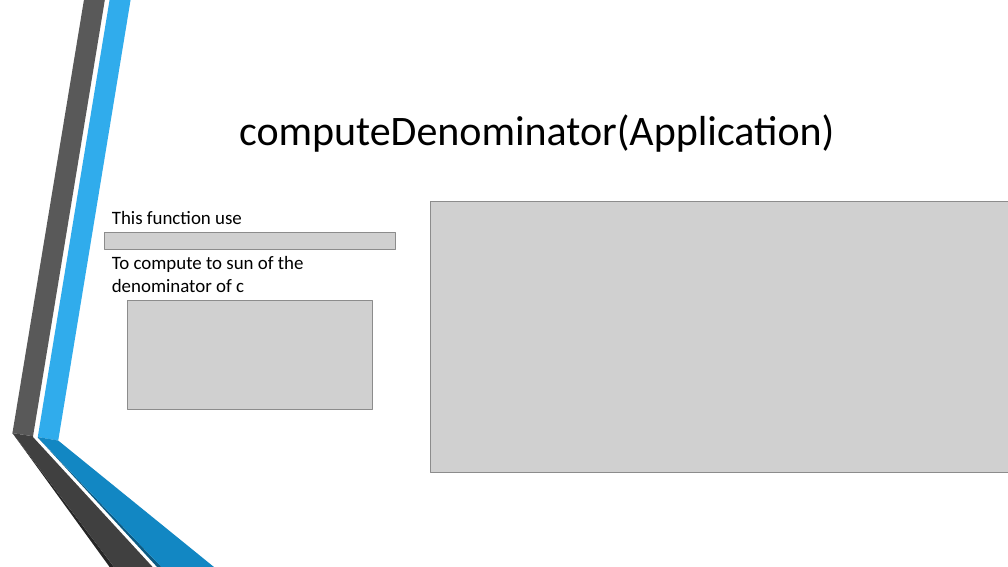
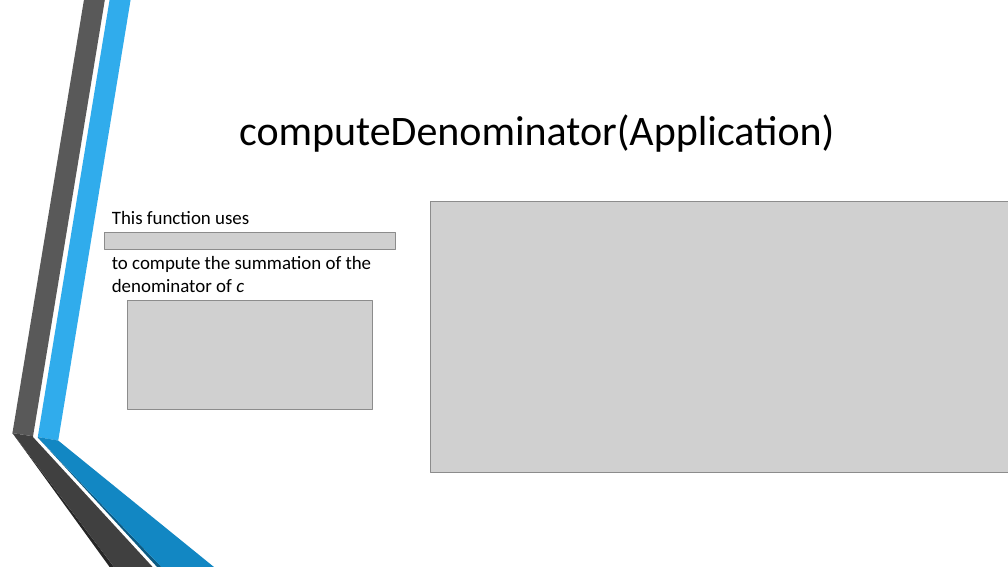
Before and after one commit to Mick95/ParallelProject, a slide deck: slide 12 of projectP/Presentation.pptx. Drawn at 1008x567 pixels with LibreOffice and Linux fonts; fonts in the diff are those of the drawing; grey boxes stand for pictures; background and template pictures are left out. Boxes give left, top, right and bottom in pixels: in the first picture for what was removed or moved away, otherwise in the second. Text is boxed around its words. In the diff, an @@ line names an element or a change of style, - is before the commit and + after.

```diff
--- a/projectP/Presentation.pptx
+++ b/projectP/Presentation.pptx
@@ text at [112, 211, 372, 292]: text changed @@
-This function use
-To compute to sun of the denominator of c
+This function uses
+to compute the summation of the denominator of c
```
Also in this commit, not shown: 9 other slides changed.
